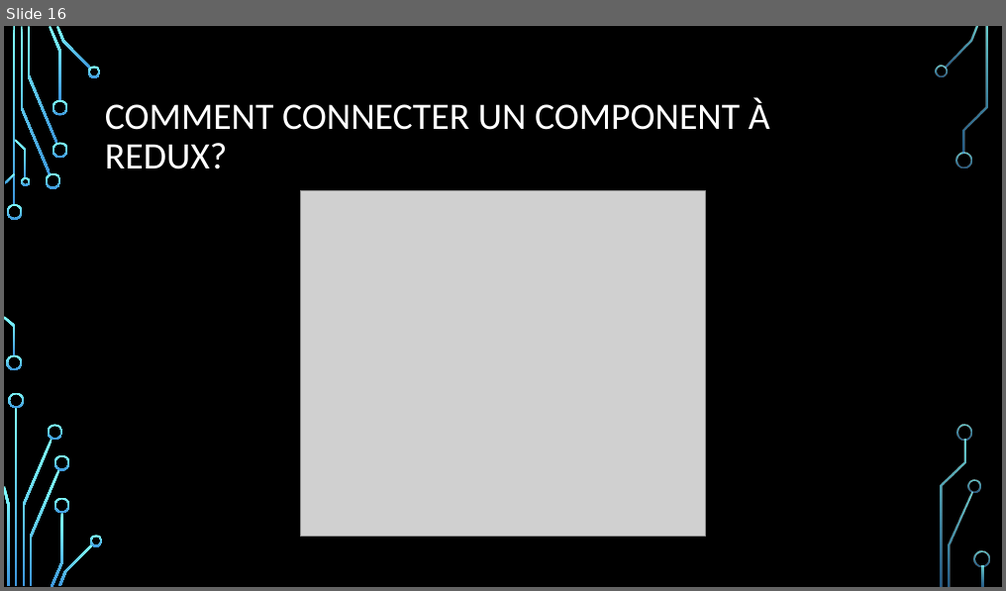
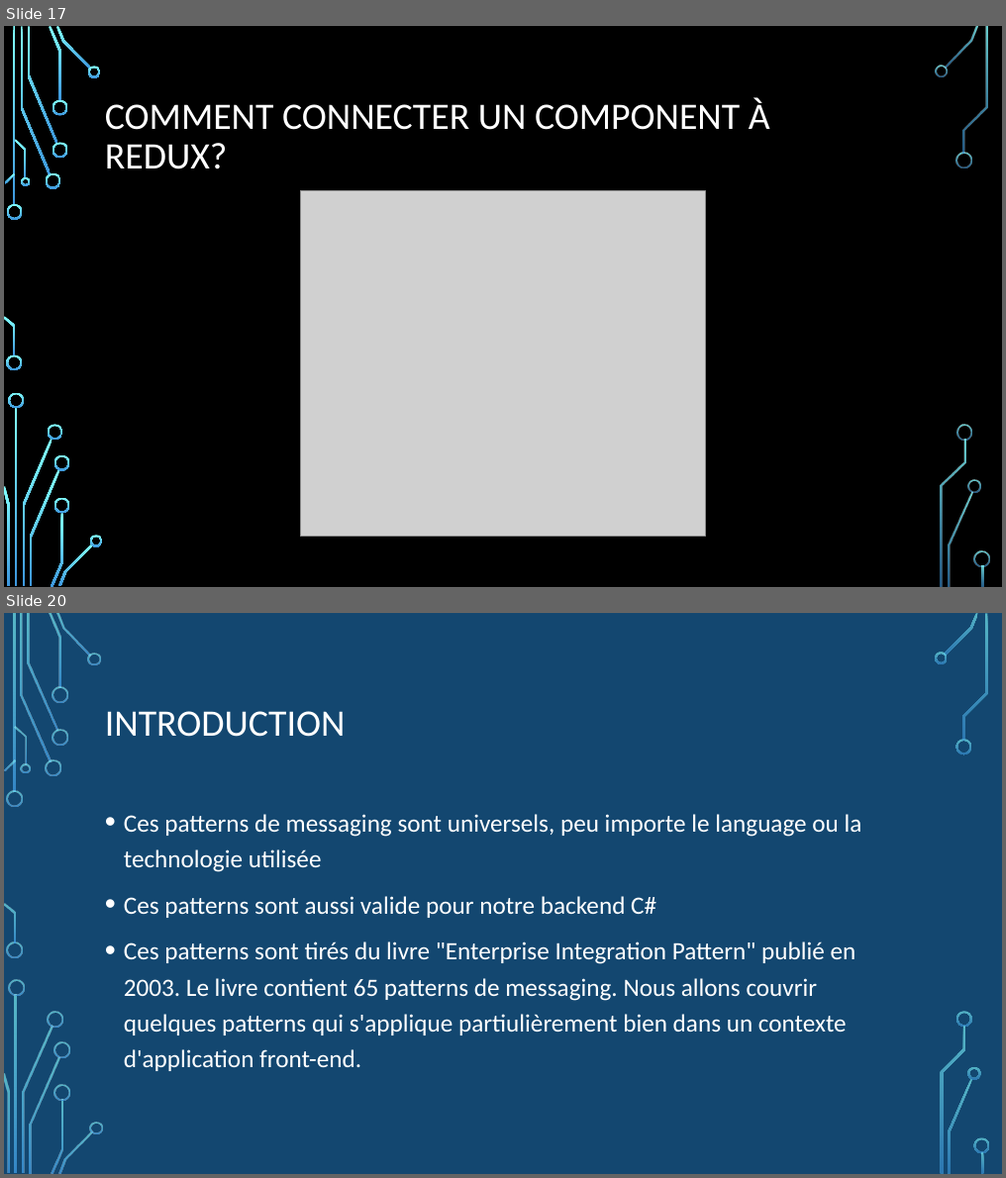
Before and after one commit to samuelgaudreau/formation-front-end-3, a slide deck: part-1/Redux+Patterns.pptx. Shown one above the other, each under a label of ours: slide 16 before the commit, slides 17 and 20 after it; the slides between them are not shown. The pictures are 1006x591 and 1006x1178 pixels, drawn with LibreOffice and Linux fonts; fonts in the diff are those of the drawing; grey boxes stand for pictures; background and template pictures are left out. Boxes give left, top, right and bottom in pixels: in the first picture for what was removed or moved away, otherwise in the second. Text is boxed around its words. In the diff, an @@ line names an element or a change of style, - is before the commit and + after.

```diff
--- a/part-1/Redux+Patterns.pptx
+++ b/part-1/Redux+Patterns.pptx
@@ slide 20 added at box(4, 613, 1002, 1174), background picture (left out); not listed: 17 template elements that a slide beside it also shows @@
@@ rectangle added at box(4, 613, 1002, 1174), fill #134770 @@
@@ title added at box(105, 711, 346, 737), 36 pt, text #FFFFFF @@
+INTRODUCTION
@@ text added at box(124, 814, 862, 1071), 24 pt, text #FFFFFF @@
+• Ces patterns de messaging sont universels, peu importe le language ou la technologie utilisée
+• Ces patterns sont aussi valide pour notre backend C#
+• Ces patterns sont tirés du livre "Enterprise Integration Pattern" publié en 2003. Le livre contient 65 patterns de messaging. Nous allons couvrir quelques patterns qui s'applique partiulièrement bien dans un contexte d'application front-end.
@@ group added at box(4, 613, 103, 1174): 24 freeform shapes, 2 rectangles @@
@@ group added at box(935, 613, 990, 1173): 9 freeform shapes, 1 rectangle @@
@@ what was slide 16 is now slide 17 @@
```
Also in this commit, not shown: 2 slides changed, 25 other slides added, 4 other files.
